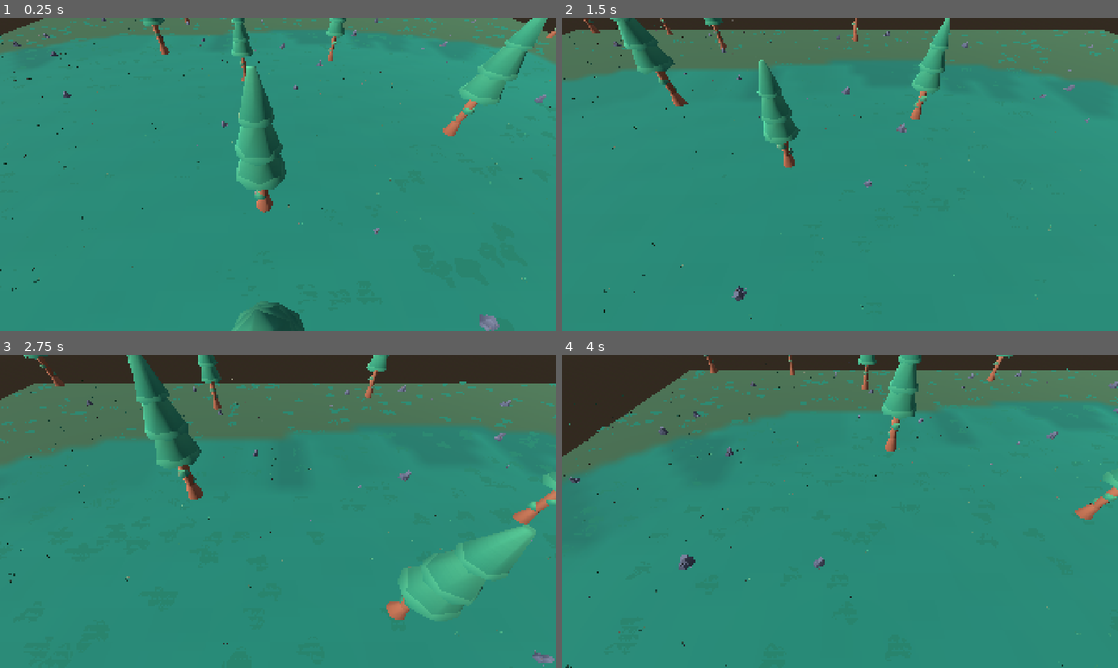
Above: before the commit, frames 1-4 (two rows, left to right).
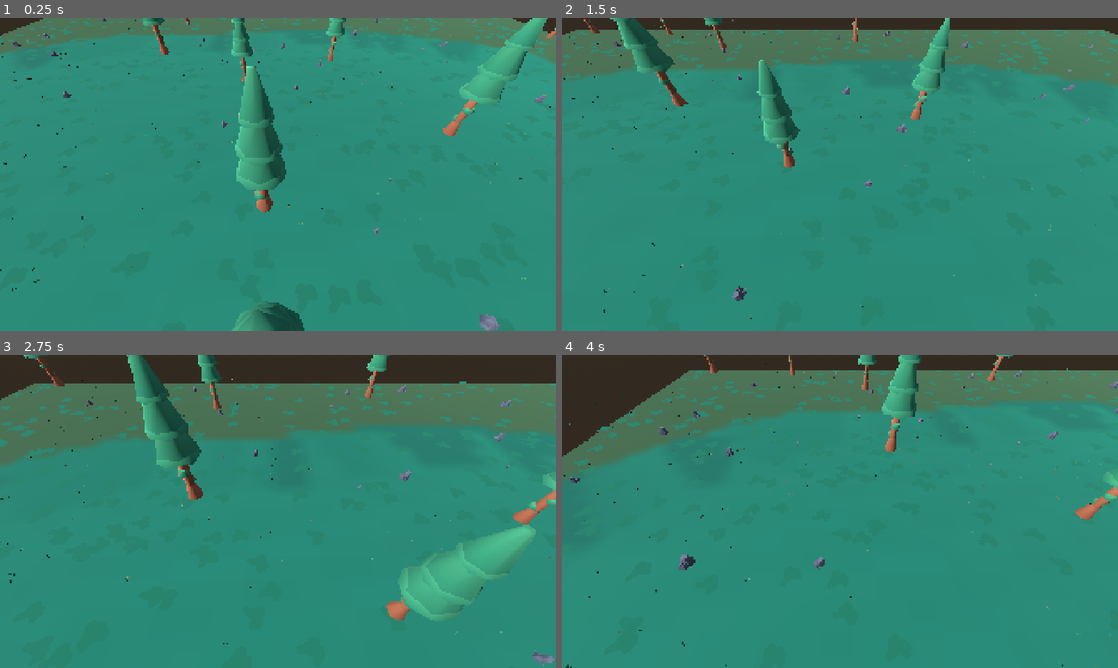
Above: after the commit, the same moments.

Repository: Klarity99/kenney-jam
Game: Godot game, scene res://structure/Environment.tscn
Two runs of this game, one before a commit and one after it. Both use one fixed random seed, a clock stepped at 60 frames per second and the inputs below. This scene is started directly instead of the project's main scene.
Inputs (mouse positions are in pixels of both pictures, inside the frame that each line leads up to):
- Up to frame 1 (0.25 s): no input
- Up to frame 2 (1.5 s): tap Enter at 0.5 s; move the mouse to (812, 237) at 0.52 s; hold Up (ui_up) from 0.53 s (still down); click (812, 237) at 0.67 s; move the mouse to (1006, 221) at 1.27 s
- Up to frame 3 (2.75 s): move the mouse to (111, 464) at 2.02 s; release Up (ui_up) at 2.03 s; hold Left (ui_left) from 2.03 s (still down)
- Up to frame 4 (4 s): move the mouse to (867, 511) at 2.77 s; click (867, 511) at 2.92 s; move the mouse to (756, 433) at 3.52 s; release Left (ui_left) at 3.53 s; hold Down (ui_down) from 3.53 s (still down)

The runs differ from the first frame. In frame 1, 0.1% of the frame differs, in the area x 2-98%, y 0-28%; in frame 2, 0.5%, in the area x 0-100%, y 3-94%; in frame 3, 0.4%; in frame 4, 0.4%.

Commit message:
Updated Environment scene

Diff:
--- a/structure/Environment.tscn
+++ b/structure/Environment.tscn
@@ -128,6 +128,7 @@
 transform = Transform3D(1, 0, 0, 0, 0.64278764, 0.76604444, 0, -0.76604444, 0.64278764, 0, 12, 10)
 
 [node name="MultipleGrassPatchesMeshInstance" type="MultiMeshInstance3D" parent="." unique_id=1549735868]
+transform = Transform3D(1, 0, 0, 0, 1, 0, 0, 0, 1, 0, 0.01, 0)
 material_override = SubResource("StandardMaterial3D_y1xwy")
 cast_shadow = 0
 visibility_range_end = 35.0
